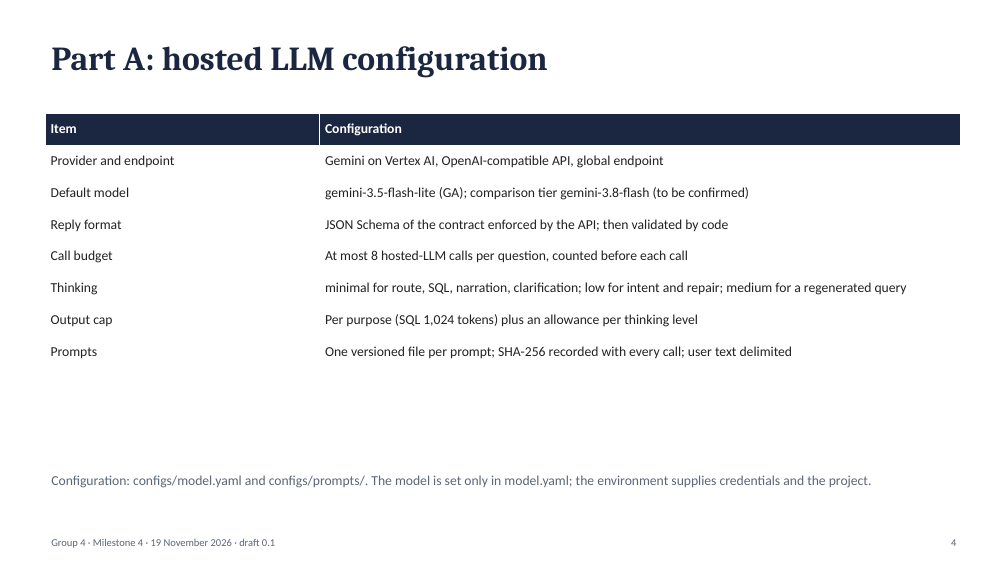
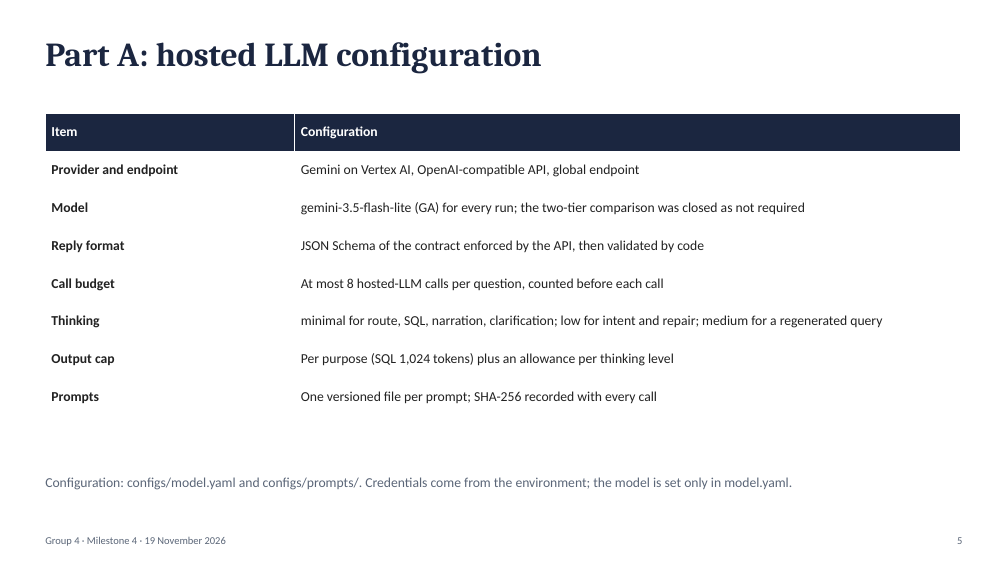
Before and after one commit to sathyaIITM/Group-4-DS-and-AI-Lab-Project, a slide deck: slide 5 of docs/milestones/Milestone4_TA_Presentation.pptx (slide 4 before the commit). Drawn at 1008x567 pixels with LibreOffice and Linux fonts; fonts in the diff are those of the drawing. Boxes give left, top, right and bottom in pixels: in the first picture for what was removed or moved away, otherwise in the second. Text is boxed around its words. In the diff, an @@ line names an element or a change of style, - is before the commit and + after.

Commit message:
DOC: Milestone 4 slides (18, both parts, version glosses); report: E2 closed, Laya plan, calibration wording corrected

```diff
--- a/docs/milestones/Milestone4_TA_Presentation.pptx
+++ b/docs/milestones/Milestone4_TA_Presentation.pptx
@@ text "Part A: hosted LLM configuration" at bbox=[45, 42, 541, 74]: more space between paragraphs @@
@@ table at bbox=[45, 113, 960, 416] @@
-row 3, column 1: Default model
+row 3, column 1: Model
-row 3, column 2: gemini-3.5-flash-lite (GA); comparison tier gemini-3.8-flash (to be confirmed)
+row 3, column 2: gemini-3.5-flash-lite (GA) for every run; the two-tier comparison was closed as not required
-row 4, column 2: JSON Schema of the contract enforced by the API; then validated by code
+row 4, column 2: JSON Schema of the contract enforced by the API, then validated by code
-row 8, column 2: One versioned file per prompt; SHA-256 recorded with every call; user text delimited
+row 8, column 2: One versioned file per prompt; SHA-256 recorded with every call
@@ bold on in "Provider and endpoint", "Reply format", "Call budget", "Thinking" and 2 more places @@
@@ text at bbox=[45, 477, 792, 490]: text changed @@
-Configuration: configs/model.yaml and configs/prompts/. The model is set only in model.yaml; the environment supplies credentials and the project.
+Configuration: configs/model.yaml and configs/prompts/. Credentials come from the environment; the model is set only in model.yaml.
@@ text at bbox=[45, 536, 226, 546]: text changed @@
-Group 4 · Milestone 4 · 19 November 2026 · draft 0.1
+Group 4 · Milestone 4 · 19 November 2026
@@ text at bbox=[957, 537, 962, 544]: text changed @@
-4
+5
```
Also in this commit, not shown: 4 other slides changed, 13 slides added, 8 slides removed, 1 other file.
